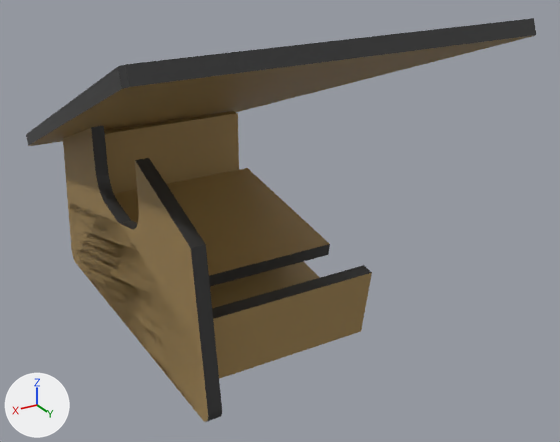
The Blender file 02_Hardware/BirdFeederAssembly.blend, before and after one commit.
One viewpoint serves both versions: a 50 mm lens placed at (0.222, 0.294, 0.166), pointed at (-0.033, -0.13, -0.046). Every picture has the same lights, and +X, +Y and +Z are marked at lower left.
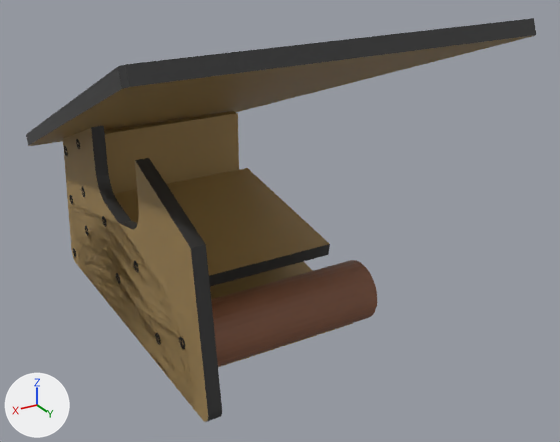
ob_screw1 is not drawn itself; it is used by a modifier of ob_plane_001.

The edits, one by one:
Material 'Material.001' (mat_material_001) is new.
Its base color is (0.0237, 0.0237, 0.0237) (black #2b2b2b).
Its metallic is 1.0.
Its roughness is 0.583.
Material 'Material' (mat_material) is new.
Its base color is (0.227, 0.0924, 0.0479) (brown #83563e).
Mesh me_cylinder_002 is new.
It has 128 vertices, 98 faces and spans x -0.0046..0.0046, y -0.0046..0.0046, z -0.015..0.015.
Mesh me_cylinder_023 is new.
It has 197 vertices, 153 faces and spans x -0.0044..0.0044, y -0.0044..0.0044, z -0.015..0.015.
It uses material mat_material_001 (black #2b2b2b).
Mesh me_cylinder is new.
It is a 32-sided cylinder along z spanning x -0.01..0.01, y -0.01..0.01, z -0.06..0.06.
It uses material mat_material (brown #83563e).
Object 'Plane.001' (ob_plane_001) loses the line: _vg.add([1, 2, 3], 1.0, 'REPLACE')
Object 'Plane.001' (ob_plane_001) gains the line: _vg.add([1, 2], 1.0, 'REPLACE')
Object 'Plane.001' (ob_plane_001) gains the line: _vg = ob_plane_001.vertex_groups.new(name='filletStick')
Object 'Plane.001' (ob_plane_001) gains the line: _vg.add([3], 1.0, 'REPLACE')
Object 'Plane.001' (ob_plane_001) gains a BEVEL modifier named 'FilletStick'.
Modifier setting: width = 0.02.
Modifier setting: width_pct = 0.02.
Modifier setting: segments = 24.
Modifier setting: limit_method = 'VGROUP'.
Modifier setting: vertex_group = 'filletStick'.
Object 'Plane.001' (ob_plane_001) gains a BOOLEAN modifier named 'Boolean'.
Modifier setting: object = ob_screw1.
Modifier setting: operand_type = 'COLLECTION'.
Object 'Plane.008' (ob_plane_008) is deleted.
Object 'Screw1' (ob_screw1) is new; it shows me_cylinder_002.
Its location is (0.0544, -0.0726, -0.0808).
Its rotation in degrees is (0, 90, 0).
It is now shown.
Object 'Screw1.010' (ob_screw1_010) is new; it shows me_cylinder_023.
Its location is (0.0557, -0.1121, -0.0991).
Its rotation in degrees is (0, 90, 0).
Its scale is (0.905, 0.905, 0.905).
Object 'Screw1.009' (ob_screw1_009) is new; it shows a copy of me_cylinder_023.
Its location is (0.0557, -0.1819, -0.0868).
Its rotation in degrees is (0, 90, 0).
Its scale is (0.905, 0.905, 0.905).
Object 'Screw1.008' (ob_screw1_008) is new; it shows a copy of me_cylinder_023.
Its location is (0.0557, -0.2476, -0.0751).
Its rotation in degrees is (0, 90, 0).
Its scale is (0.905, 0.905, 0.905).
Object 'Screw1.002' (ob_screw1_002) is new; it shows a copy of me_cylinder_023.
Its location is (0.0557, -0.1422, -0.0605).
Its rotation in degrees is (0, 90, 0).
Its scale is (0.905, 0.905, 0.905).
Object 'Screw1.001' (ob_screw1_001) is new; it shows a copy of me_cylinder_023.
Its location is (0.0557, -0.0726, -0.0808).
Its rotation in degrees is (0, 90, 0).
Its scale is (0.905, 0.905, 0.905).
Object 'Cylinder' (ob_cylinder) is new; it shows me_cylinder.
Its location is (0.0, -0.0732, -0.081).
Its rotation in degrees is (0, 90, 0).
Its scale is (2.0, 2.0, 1.0).

Pixel boxes (x1, y1, x2, y2) of what changed, in the pictures (560 x 442 px):
'Plane.008', deleted (brown)
    before: (212, 265, 372, 379)
'Cylinder', added (brown)
    after: (211, 260, 377, 367)
'Screw1.001', added
    after: (179, 336, 185, 349)
'Screw1.009', added
    after: (116, 273, 120, 284)
